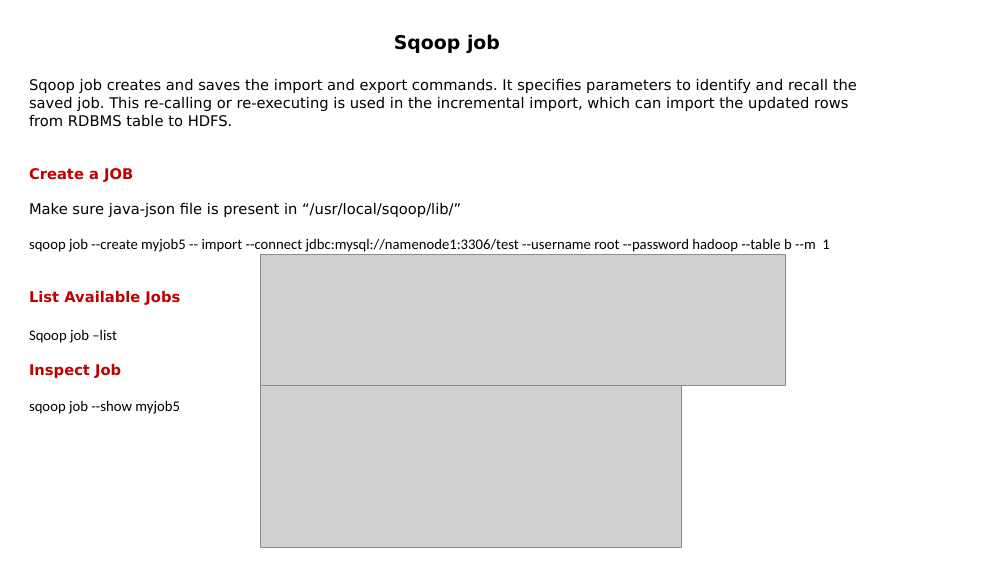
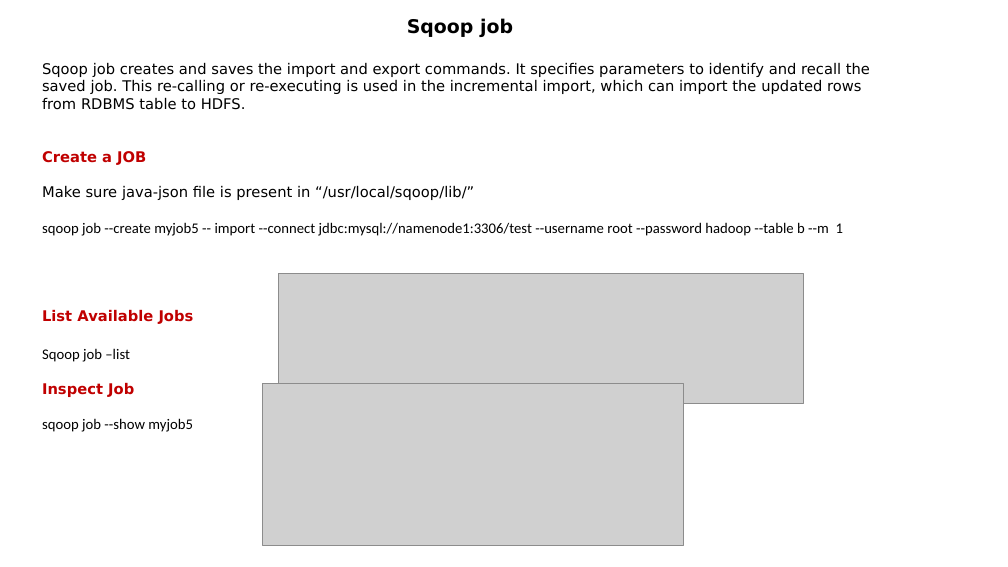
Before and after one commit to aashmishra/Bigdata_ppt, a slide deck: slide 15 of sqoop.pptx. Drawn at 1008x567 pixels with LibreOffice and Linux fonts; fonts in the diff are those of the drawing; grey boxes stand for pictures. Boxes give left, top, right and bottom in pixels: in the first picture for what was removed or moved away, otherwise in the second. Text is boxed around its words. In the diff, an @@ line names an element or a change of style, - is before the commit and + after.

```diff
--- a/sqoop.pptx
+++ b/sqoop.pptx
@@ text "Sqoop job" rewrapped from (29, 34, 857, 414) to (42, 18, 870, 432) @@
@@ picture: place and size @@
-picture at (261, 255, 786, 386)
+picture at (278, 273, 803, 404)
```
Also in this commit, not shown: 6 other slides changed.
